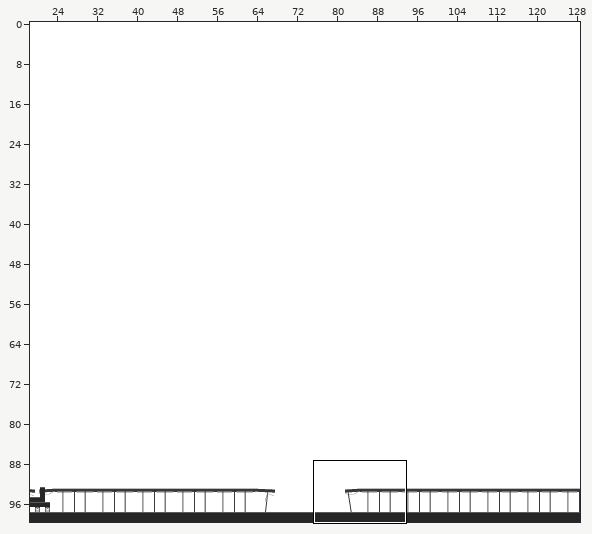
Level history. Tiled map: PigState0.0.3/map_4.tmx. Above: a wide view before the commit, with the close-up outlined.
Close-up. Before the commit:
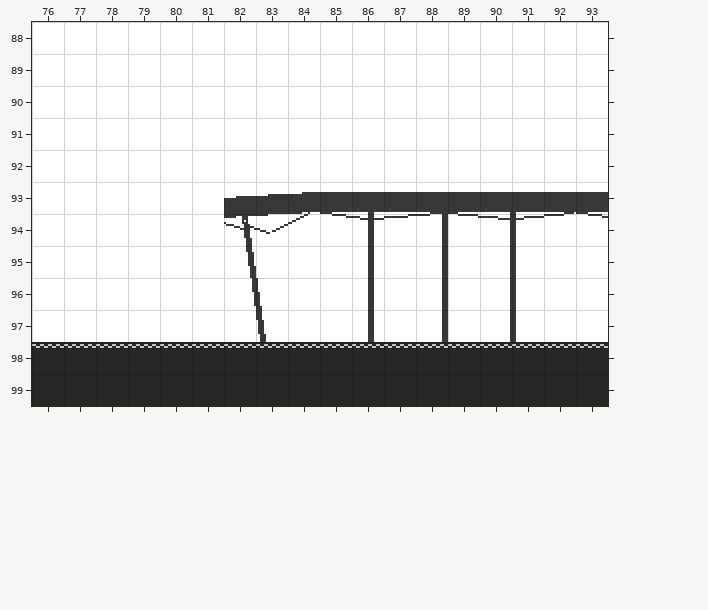
Cells are 16x16 px. Shown: x 76..93, y 88..99. The commit also changed other parts of the map, which this record leaves out. Tiles whose own drawing changed are shown in their newer look in all pictures.
New version:
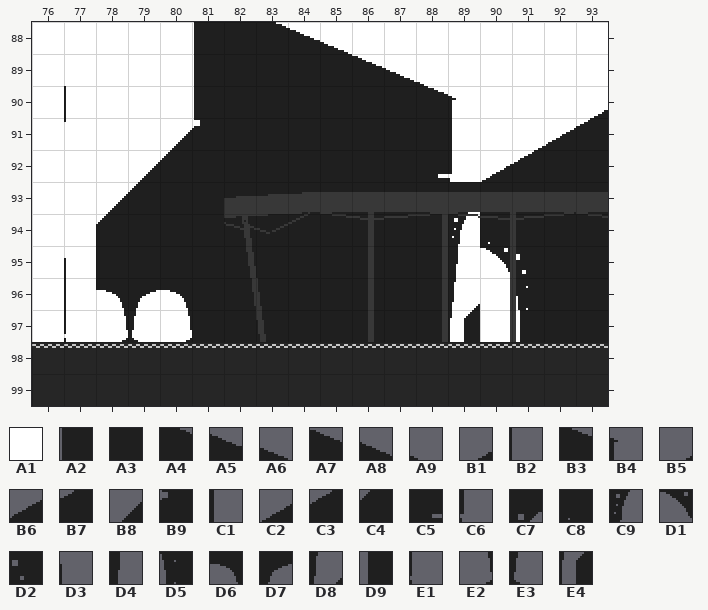
Key: from "envi_asset": A1 18, A2 1032, A3 1033, A4 1034, A5 1035, A6 1036, A7 1115, A8 1116, A9 1117, B1 1174, B2 1184, B3 1195, B4 1196, B5 1250, B6 1251, B7 1252, B8 1265, B9 1266, C1 1274, C2 1327, C3 1328, C4 1343, C5 1351, C6 1352, C7 1430, C8 1483, C9 1508, D1 1561, D2 1562, D3 1574, D4 1586, D5 1640, D6 1653, D7 1654, D8 1664, D9 1718, E1 1730, E2 1731, E3 1732, E4 1742.
__ is an empty cell.
Tiles of an added or newly shown layer are drawn over the layers below it.
From old to new:
Layer "last_background" (added):
y 88: x 81 __ -> A1; x 83..85 __ __ __ -> A1 A1 A1
y 89: x 81 __ -> A1; x 86..88 __ __ __ -> A1 A1 A1
y 90: x 77 __ -> A1; x 81 __ -> A1; x 88..89 __ __ -> A1 A1; x 93 __ -> A1
y 91: x 80..81 __ __ -> A1 A1; x 89 __ -> A1; x 91..93 __ __ __ -> A1 A1 A1
y 92: x 79..80 __ __ -> A1 A1; x 88..91 __ __ __ __ -> A1 A1 A1 A1
y 93: x 78..79 __ __ -> A1 A1; x 89 __ -> A1
y 94: x 78 __ -> A1; x 89..90 __ __ -> A1 A1
y 95: x 77 __ -> A1; x 89..91 __ __ __ -> A1 A1 A1
y 96..97: x 77..80 __ __ __ __ -> A1 A1 A1 A1; x 89 __ -> A1; x 91 __ -> A1
Layer "background3" (added):
y 88: x 81..85 __ __ __ __ __ -> A2 A3 A4 A5 A6
y 89: x 81..88 __ __ __ __ __ __ __ __ -> A2 A3 A3 A3 A3 A7 A8 A9
y 90: x 77 __ -> B2; x 81..89 __ __ __ __ __ __ __ __ __ -> A2 A3 A3 A3 A3 A3 A3 B3 B4; x 93 __ -> B1
y 91: x 80..89 __ __ __ __ __ __ __ __ __ __ -> B8 B9 A3 A3 A3 A3 A3 A3 A3 C1; x 91..93 __ __ __ -> B5 B6 B7
y 92: x 79..93 __ __ __ __ __ __ __ __ __ __ __ __ __ __ __ -> B8 C4 A3 A3 A3 A3 A3 A3 A3 C5 C6 C2 C3 A3 A3
y 93: x 78..93 __ __ __ __ __ __ __ __ __ __ __ __ __ __ __ __ -> B8 C4 A3 A3 A3 A3 A3 A3 A3 A3 A3 C7 A3 A3 A3 A3
y 94: x 78..93 __ __ __ __ __ __ __ __ __ __ __ __ __ __ __ __ -> C4 A3 A3 A3 A3 A3 A3 A3 A3 A3 A3 C9 C8 A3 A3 A3
y 95: x 77..93 __ __ __ __ __ __ __ __ __ __ __ __ __ __ __ __ __ -> D3 A3 A3 A3 A3 A3 A3 A3 A3 A3 A3 A3 D4 D1 D2 A3 A3
y 96: x 77..89 __ __ __ __ __ __ __ __ __ __ __ __ __ -> B2 D6 D7 D6 A3 A3 A3 A3 A3 A3 A3 A3 D8; x 91..93 __ __ __ -> D5 A3 A3
y 97: x 77..89 __ __ __ __ __ __ __ __ __ __ __ __ __ -> E1 E2 E3 E2 A3 A3 A3 A3 A3 A3 A3 A3 E4; x 91..93 __ __ __ -> D9 A3 A3
Layer "background1":
y 88: x 81..85 A1 A1 A1 A1 A1 -> __ __ __ __ __
y 89: x 81..88 A1 A1 A1 A1 A1 A1 A1 A1 -> __ __ __ __ __ __ __ __
y 90: x 77 A1 -> __; x 81..89 A1 A1 A1 A1 A1 A1 A1 A1 A1 -> __ __ __ __ __ __ __ __ __; x 93 A1 -> __
y 91: x 80..89 A1 A1 A1 A1 A1 A1 A1 A1 A1 A1 -> __ __ __ __ __ __ __ __ __ __; x 91..93 A1 A1 A1 -> __ __ __
y 92: x 79..93 A1 A1 A1 A1 A1 A1 A1 A1 A1 A1 A1 A1 A1 A1 A1 -> __ __ __ __ __ __ __ __ __ __ __ __ __ __ __
y 93..94: x 78..93 A1 A1 A1 A1 A1 A1 A1 A1 A1 A1 A1 A1 A1 A1 A1 A1 -> __ __ __ __ __ __ __ __ __ __ __ __ __ __ __ __
y 95: x 77..93 A1 A1 A1 A1 A1 A1 A1 A1 A1 A1 A1 A1 A1 A1 A1 A1 A1 -> __ __ __ __ __ __ __ __ __ __ __ __ __ __ __ __ __
y 96..97: x 77..89 A1 A1 A1 A1 A1 A1 A1 A1 A1 A1 A1 A1 A1 -> __ __ __ __ __ __ __ __ __ __ __ __ __; x 91..93 A1 A1 A1 -> __ __ __
Changed places in both close-ups, as pixel boxes (x1, y1, x2, y2):
changed: (64, 22, 608, 342)
